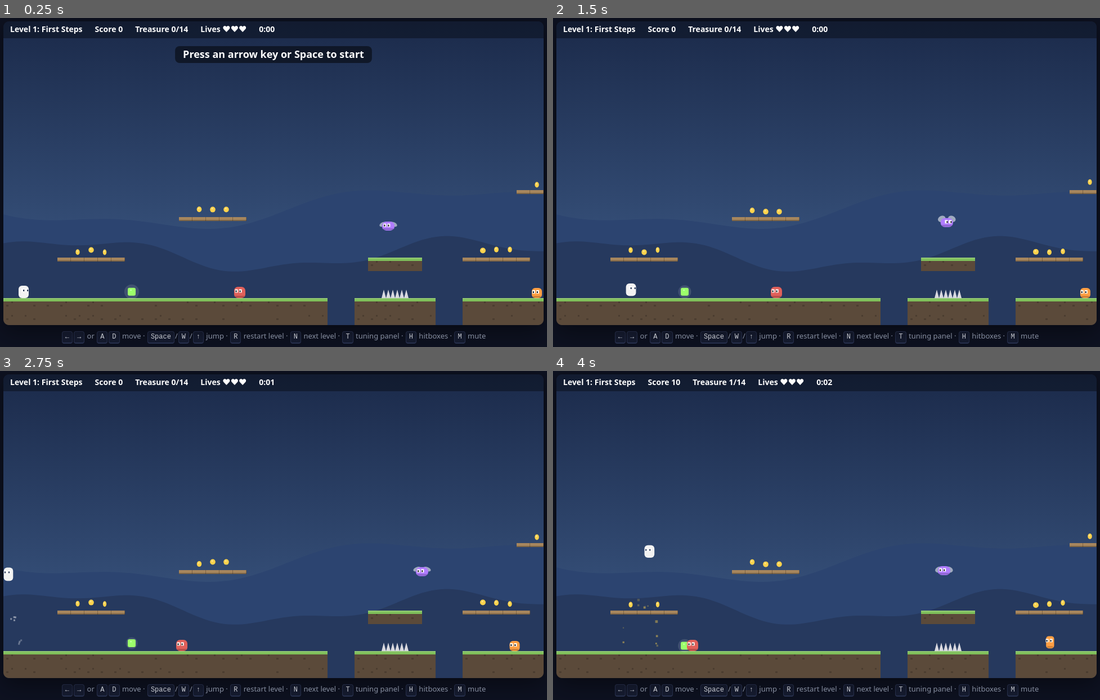
Above: before the commit, frames 1-4 (two rows, left to right).
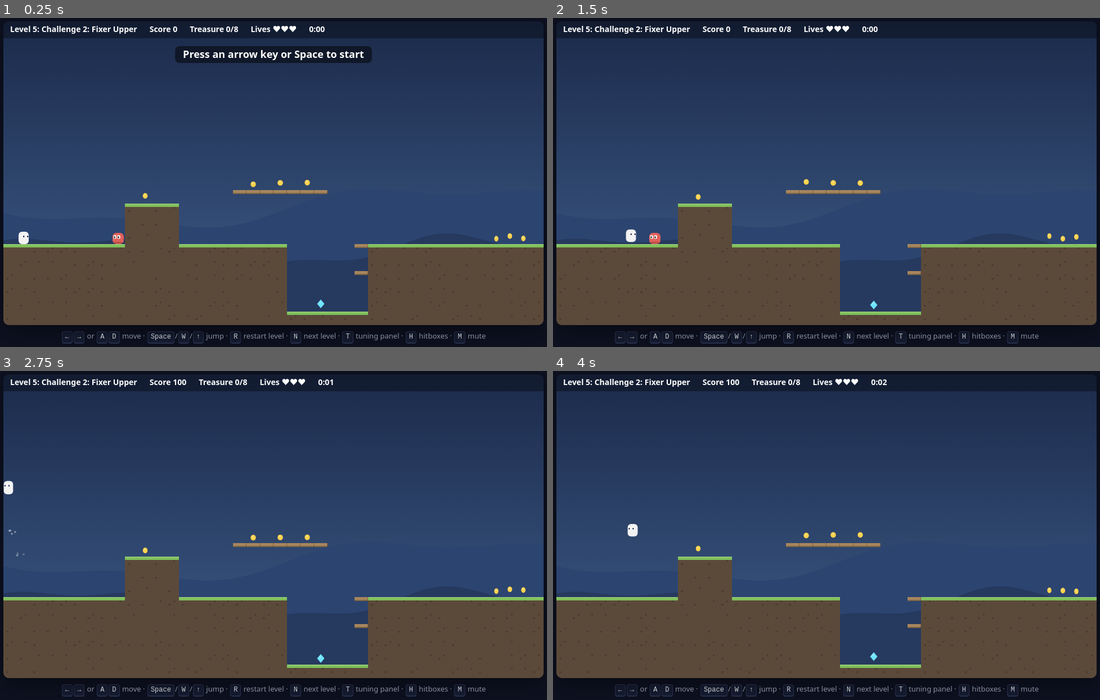
Above: after the commit, the same moments.

Repository: J0rg3Ru1z12/platformer
Game: browser game, page index.html
Two runs of this game, one before a commit and one after it. Both use one fixed random seed, a clock stepped at 60 frames per second and the inputs below.
Inputs (mouse positions are in pixels of both pictures, inside the frame that each line leads up to):
- Up to frame 1 (0.25 s): no input
- Up to frame 2 (1.5 s): click (826, 172) at 0.27 s; hold Right from 1.03 s (still down); tap Space at 1.1 s
- Up to frame 3 (2.75 s): release Right at 1.53 s; hold Down 1.58-1.85 s; tap Space at 1.6, 2.1, 2.6 s; hold Left 1.9-2.47 s; hold Up from 2.52 s (still down)
- Up to frame 4 (4 s): release Up at 2.82 s; hold Right 2.87-3.53 s; tap Space at 3.1, 3.6 s; hold Up 3.58-3.82 s; hold Left from 3.87 s (still down)

The runs differ from the first frame. In frame 1, 18% of the frame differs, in the area x 0-100%, y 2-94%; in frame 2, 18%; in frame 3, 18%; in frame 4, 18%.

Commit message:
add the sentry enemy definition in student entities
added new heart pickup item into  Challenge

Fixed and completed  Challenge 1 and Challenge 2

Diff:
--- a/student/entities.js
+++ b/student/entities.js
@@ -94,6 +94,18 @@
     points: 300,
     turnsAtLedges: true,
   },
+
+    sentry: {
+    movement: "chase",
+    speed: 50,
+    width: 22,
+    height: 26,
+    color: "#ea39a6",
+    stompable: false,
+    points: 0,
+    turnsAtLedges: true,
+    sightRange: 160,
+  },
 };
 
 
@@ -154,7 +166,14 @@
   },
 
   // <-- paste your new pickup here
-
+    heart: {
+    color: "#df0c0c",
+    size: 14,
+    shape: "diamond",
+    points: 0,
+    treasure: false,
+    power: { life: 1},
+  },
 };
 
 
@@ -185,4 +204,6 @@
 
   // <-- add your new letters here
   "R": { kind: "enemy", name: "speeder"},
+  "S": { kind: "enemy", name: "sentry"},
+  "h": { kind: "pickup", name: "heart"},
 };
--- a/student/levels.js
+++ b/student/levels.js
@@ -38,7 +38,7 @@
      - at least one jump that needs the tuning you chose in Hole 1
    Assignment: Part 2, Hole 4.                                             */
 
-const START_LEVEL = 1;
+const START_LEVEL = 5;
 
 
 const LEVELS = [
@@ -113,4 +113,69 @@
 `,
   },
 
+  {
+  // Challenge 1: Sentry Post
+    name: "Challenge 1: Sentry Post",
+    map: `
+............................................
+............................................
+............................................
+............................................
+............................................
+............................................
+....................h.......................
+...................===......................
+..............o.o.o.........o.o.o...........
+.P..............S..............S.........G..
+##########...##########...##########...#####
+##########...##########...##########...#####
+`,
+},
+
+// Challenge two: fixer upper
+  {
+    name: "Challenge 2: Fixer Upper",
+    map: `
+................................................
+................................................
+................................................
+................................................
+.............................................G..
+............................................###.
+...........................................=###.
+..................o.o.o.....................###.
+..........o......=======........................
+.........####............................====...
+.........####...................................
+.P......E####.......................ooo.........
+#####################.....=#####################
+#####################......#####################
+#####################.....=#####################
+#####################......#####################
+#####################..*...#####################
+################################################
+`,
+  },
+
+// Challenge 3: The Wall
+  {
+    name: "Challenge 3: The Wall",
+    map: `
+..............................
+..............................
+..............................
+..............................
+..............................
+..............................
+....................######..G.
+....................##########
+....................##########
+....................##########
+....................##########
+.P..o.o.o...........##########
+##############################
+##############################
+`,
+  },
+
 ];
